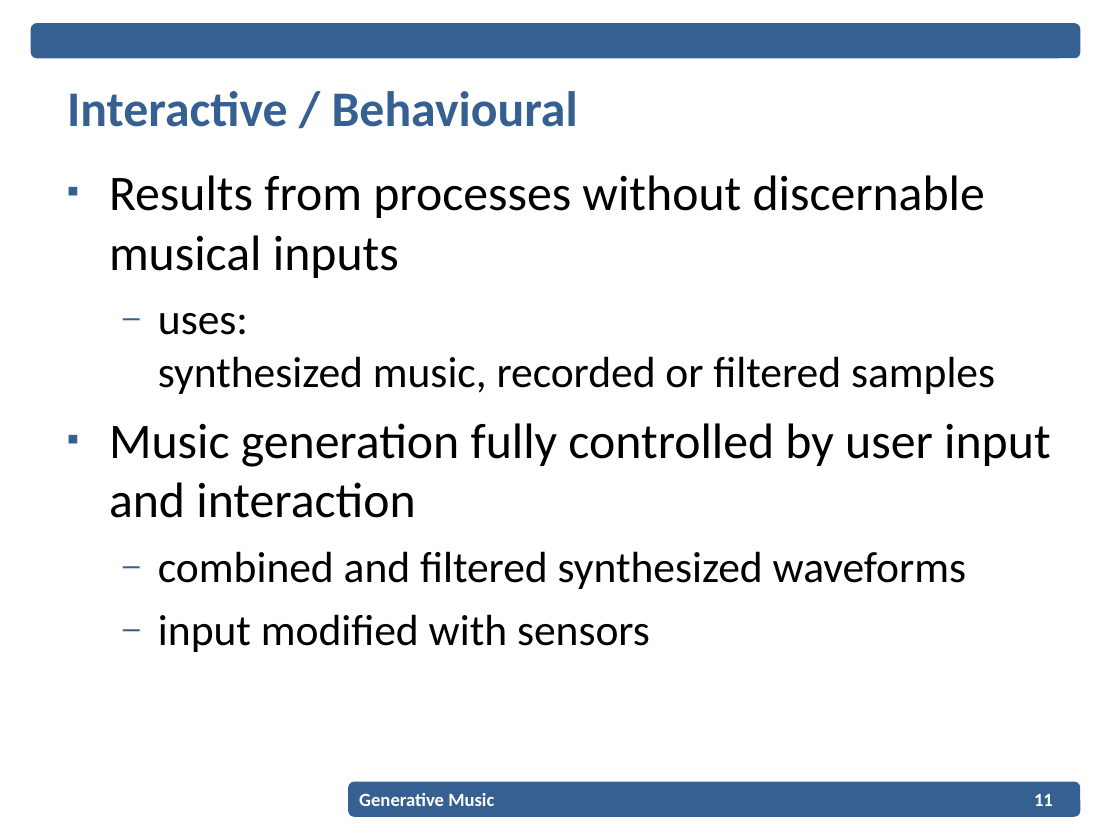
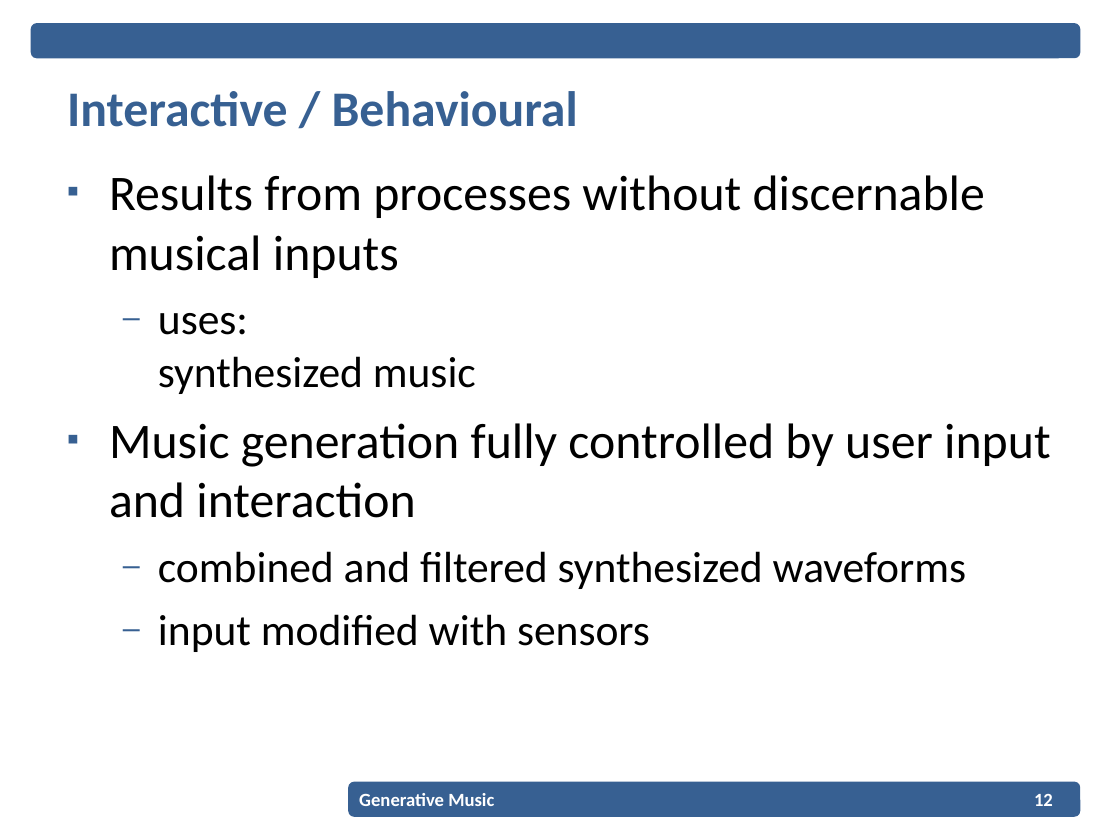
Before and after one commit to EPiCS/soundgates, a slide deck: slide 12 of documents/projectplan-presentation/Projectplan_Presentation.ppt (slide 11 before the commit). Drawn at 1120x840 pixels with LibreOffice and Linux fonts; fonts in the diff are those of the drawing; background and template pictures are left out. Boxes give left, top, right and bottom in pixels: in the first picture for what was removed or moved away, otherwise in the second. Text is boxed around its words. In the diff, an @@ line names an element or a change of style, - is before the commit and + after.

```diff
--- a/documents/projectplan-presentation/Projectplan_Presentation.ppt
+++ b/documents/projectplan-presentation/Projectplan_Presentation.ppt
@@ text at [158,313,476,394]: text changed @@
-  – uses:
-    synthesized music, recorded or filtered samples
+  – uses:
+    synthesized music
@@ page number at [1034,794,1053,806]: text changed @@
-11
+12
```
Also in this commit, not shown: 8 other slides changed, 4 slides added, 3 slides removed, 1 other file.
